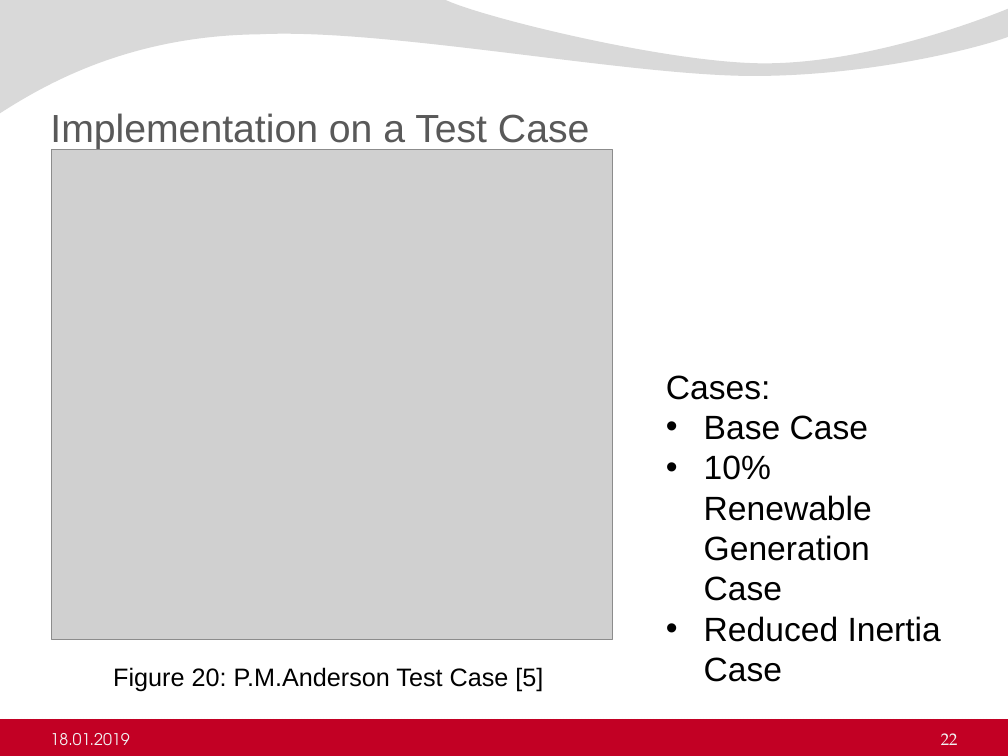
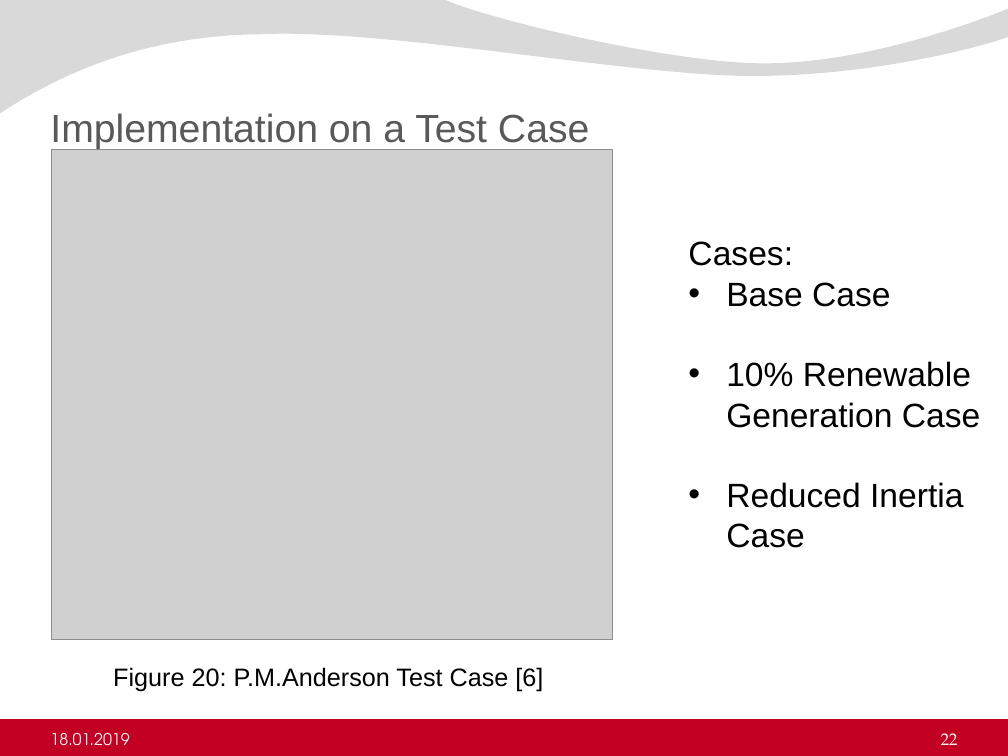
Before and after one commit to ErencanDuymaz/Research, a slide deck: slide 22 of Thesis/Thesis Defence/Erencan_Duymaz_thesis_defence.pptx. Drawn at 1008x756 pixels with LibreOffice and Linux fonts; fonts in the diff are those of the drawing; grey boxes stand for pictures; background and template pictures are left out. Boxes give left, top, right and bottom in pixels: in the first picture for what was removed or moved away, otherwise in the second. Text is boxed around its words. In the diff, an @@ line names an element or a change of style, - is before the commit and + after.

```diff
--- a/Thesis/Thesis Defence/Erencan_Duymaz_thesis_defence.pptx
+++ b/Thesis/Thesis Defence/Erencan_Duymaz_thesis_defence.pptx
@@ text "Cases:" rewrapped from box(666, 375, 941, 682) to box(688, 241, 980, 548) @@
@@ text at box(113, 667, 543, 691): text changed @@
-Figure 20: P.M.Anderson Test Case [5]
+Figure 20: P.M.Anderson Test Case [6]
```
Also in this commit, not shown: 14 other slides changed, 1 slide added, 2 other files.
